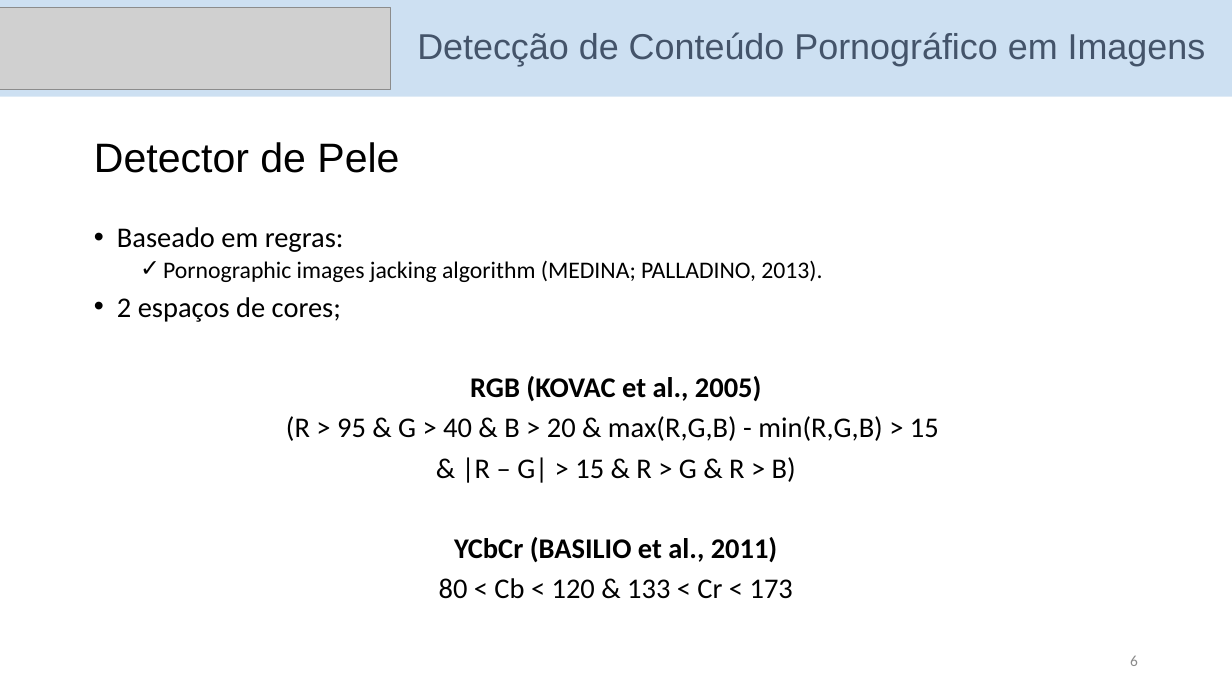
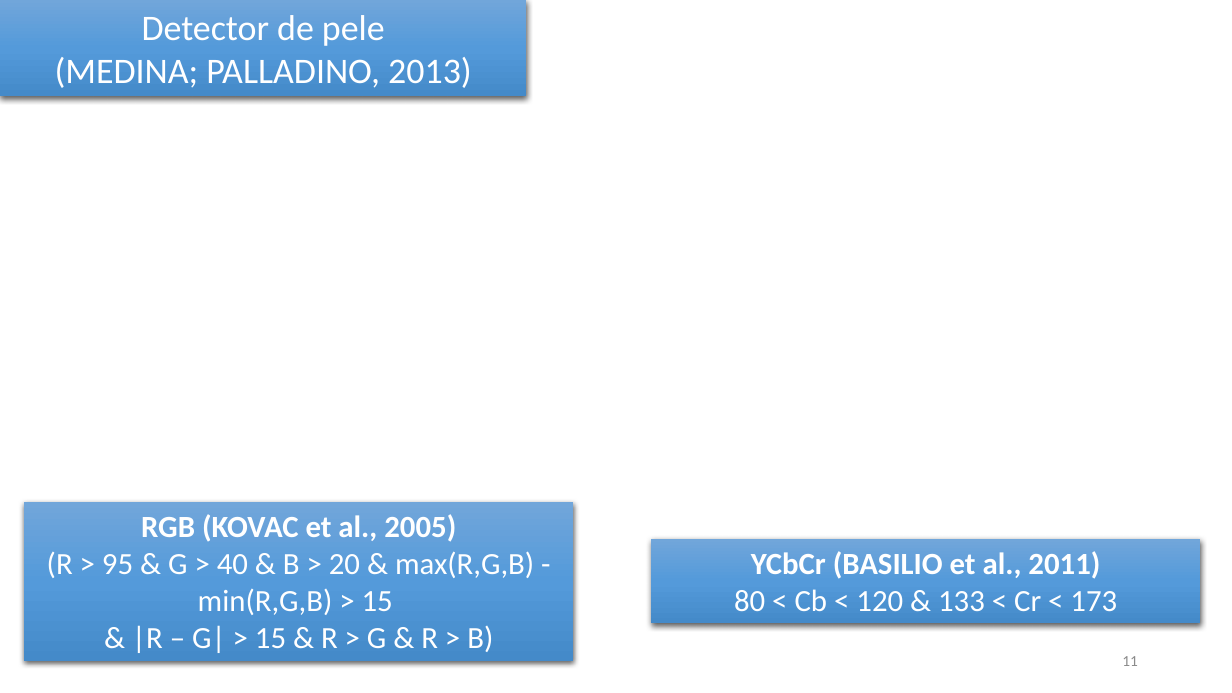
Before and after one commit to danilocoura/Aprendizagem-de-Maquina, a slide deck: slide 11 of Projeto/apresentacao Aprendizagem de Maquina.pptx (slide 6 before the commit). Drawn at 1232x693 pixels with LibreOffice and Linux fonts; fonts in the diff are those of the drawing; grey boxes stand for pictures; background and template pictures are left out. Boxes give left, top, right and bottom in pixels: in the first picture for what was removed or moved away, otherwise in the second. Text is boxed around its words. In the diff, an @@ line names an element or a change of style, - is before the commit and + after.

```diff
--- a/Projeto/apresentacao Aprendizagem de Maquina.pptx
+++ b/Projeto/apresentacao Aprendizagem de Maquina.pptx
@@ rectangle removed at (x1=0, y1=0, x2=1232, y2=97) @@
@@ picture removed at (x1=0, y1=7, x2=391, y2=90) @@
@@ rectangle added at (x1=0, y1=0, x2=527, y2=96), fill gradient #71A6DB to #559BDB to #448ACA, 28 pt, text #FFFFFF @@
+Detector de pele
+(MEDINA; PALLADINO, 2013)
@@ title removed at (x1=417, y1=32, x2=1206, y2=66) @@
-Detecção de Conteúdo Pornográfico em Imagens
@@ text removed at (x1=94, y1=142, x2=399, y2=173) @@
-Detector de Pele
@@ text removed at (x1=117, y1=227, x2=939, y2=599) @@
-• Baseado em regras:
-  ✓ Pornographic images jacking algorithm (MEDINA; PALLADINO, 2013).
-• 2 espaços de cores;
-RGB (KOVAC et al., 2005)
-(R > 95 & G > 40 & B > 20 & max(R,G,B) - min(R,G,B) > 15
-& |R – G| > 15 & R > G & R > B)
-YCbCr (BASILIO et al., 2011)
-80 < Cb < 120 & 133 < Cr < 173
@@ rectangle added at (x1=24, y1=502, x2=573, y2=661), fill gradient #71A6DB to #559BDB to #448ACA, 24 pt, text #FFFFFF @@
+RGB (KOVAC et al., 2005)
+(R > 95 & G > 40 & B > 20 & max(R,G,B) - min(R,G,B) > 15
+& |R – G| > 15 & R > G & R > B)
@@ rectangle added at (x1=652, y1=540, x2=1201, y2=624), fill gradient #71A6DB to #559BDB to #448ACA, 24 pt, text #FFFFFF, bold @@
+YCbCr (BASILIO et al., 2011)
+80 < Cb < 120 & 133 < Cr < 173
@@ page number at (x1=1122, y1=656, x2=1138, y2=666): text changed @@
-6
+11
```
Also in this commit, not shown: 7 other slides changed, 22 slides added, 6 slides removed, 4 other files.
